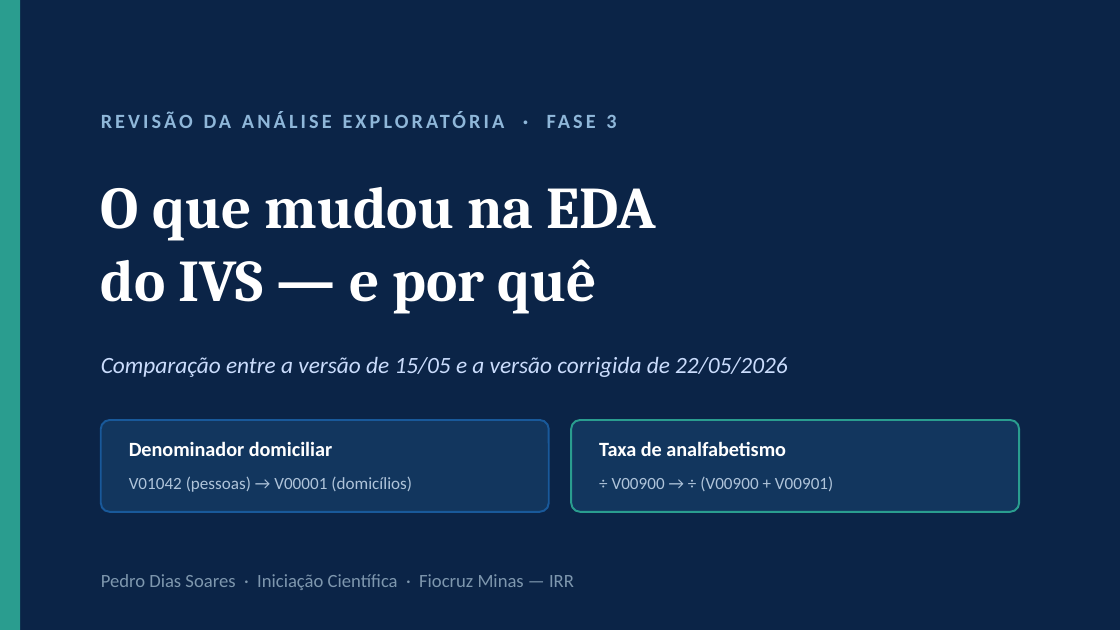
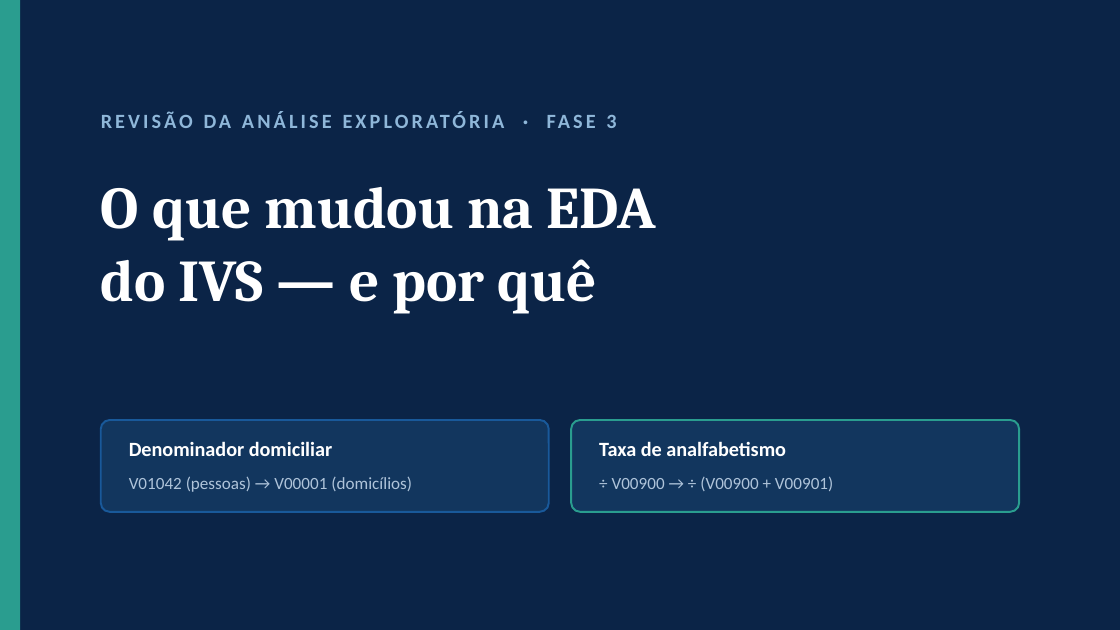
Before and after one commit to pedrinndias/Projeto_IVS_Censo, a slide deck: slide 1 of docs/Apresentacoes_IVS/1_APRESENTAR_Comparativo_EDA_antiga_vs_nova.pptx. Drawn at 1120x630 pixels with LibreOffice and Linux fonts; fonts in the diff are those of the drawing. Boxes give left, top, right and bottom in pixels: in the first picture for what was removed or moved away, otherwise in the second. Text is boxed around its words. In the diff, an @@ line names an element or a change of style, - is before the commit and + after.

```diff
--- a/docs/Apresentacoes_IVS/1_APRESENTAR_Comparativo_EDA_antiga_vs_nova.pptx
+++ b/docs/Apresentacoes_IVS/1_APRESENTAR_Comparativo_EDA_antiga_vs_nova.pptx
@@ text removed at bbox=[101, 357, 787, 377] @@
-Comparação entre a versão de 15/05 e a versão corrigida de 22/05/2026
@@ text removed at bbox=[101, 574, 574, 590] @@
-Pedro Dias Soares · Iniciação Científica · Fiocruz Minas — IRR
```
Also in this commit, not shown: 6 other slides changed, 1 other file.
